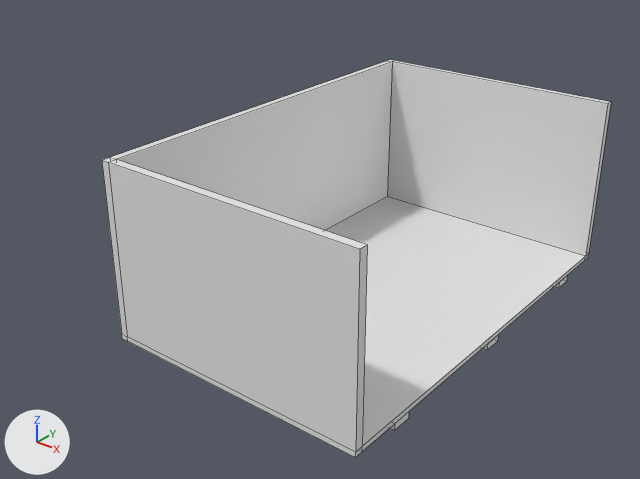
The FBX model StealthGame/Assets/Meshs/Crate_big_mesh.fbx as it was, and as the next commit left it.
Both versions are drawn from a camera (50 mm lens) standing at (2.06, -2.99, 2.07) and looking at (-0.21, -0.15, 0.31). The axes (+X, +Y, +Z) are drawn at lower left. The lights are the same throughout. Mesh edges are drawn as thin lines.

In view in the first picture: 'Crate_big_mesh'.
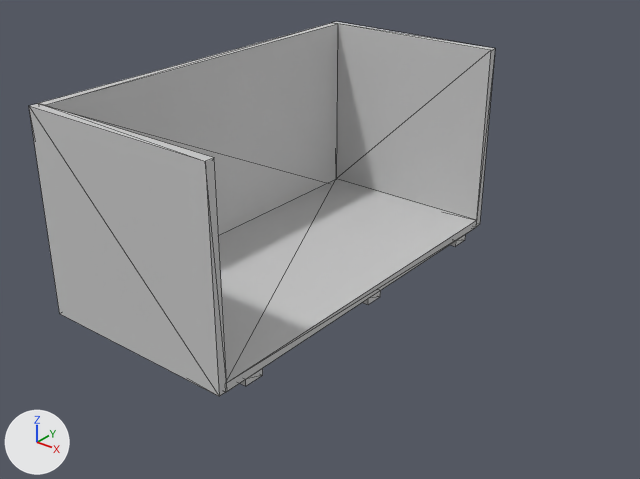
Where the change shows, as pixel boxes (x1, y1, x2, y2) in the pictures (640 x 479 px):
'Crate_big_mesh', reshaped, moved, rescaled (8% narrower): before (102, 60, 611, 457); after (29, 22, 495, 396)
part 1 of me_mesh, added: after (333, 22, 495, 227)
part 2 of me_mesh, added: after (29, 104, 227, 396)
part 3 of me_mesh, added: after (219, 179, 477, 392)
part 4 of me_mesh, added: after (37, 23, 337, 235)
part 5 of me_mesh, added: after (362, 290, 381, 305)
part 6 of me_mesh, added: after (240, 368, 263, 386)
part 7 of me_mesh, added: after (450, 235, 465, 246)
part 8 of me_mesh, deleted: before (102, 60, 611, 457)
part 9 of me_mesh, deleted: before (390, 412, 409, 431)
part 10 of me_mesh, deleted: before (554, 276, 567, 288)
part 11 of me_mesh, deleted: before (482, 335, 498, 350)

Patch to the scene script:
```diff
--- a/StealthGame/Assets/Meshs/Crate_big_mesh.fbx.py
+++ b/StealthGame/Assets/Meshs/Crate_big_mesh.fbx.py
@@ mat_02___default @@
+mat_02___default = principled_material('02 - Default')
+mat_02___default.base_color = (0.588, 0.588, 0.588)  # light grey #cacaca
+mat_02___default.roughness = 0.786
@@ me_mesh @@
 me_mesh.from_pydata(...)  # 60 vertices, 49 faces; spans x -62.0..62.0, y 0.0..85.0, z -99.0..99.0
 # used by ob_crate_big_mesh; location = (0.0, 0.0, 0.0); rotation_euler = (1.571, 0.0, 0.0), in degrees (90, 0, 0); scale = (0.01, 0.01, 0.01)
+# me_mesh part 1: a new loose piece, a box spanning x -19.6..19.7, y 1.4..39.4, z -39.7..-37.9, in mat_02___default (light grey #cacaca)
+# me_mesh part 2: a new loose piece, a box spanning x -19.6..19.7, y 1.4..39.4, z 37.9..39.7, in mat_02___default (light grey #cacaca)
+# me_mesh part 3: a new loose piece, a box spanning x -18.0..19.7, y 1.3..3.0, z -38.1..38.2, in mat_02___default (light grey #cacaca)
+# me_mesh part 4: a new loose piece, a box spanning x -19.7..-17.9, y 1.3..39.4, z -37.9..38.1, in mat_02___default (light grey #cacaca)
+# me_mesh part 5: a new loose piece, a box spanning x -17.4..19.7, y 0.0..1.4, z -2.8..1.1, in mat_02___default (light grey #cacaca)
+# me_mesh part 6: a new loose piece, a box spanning x -17.4..19.7, y 0.0..1.4, z 29.9..33.8, in mat_02___default (light grey #cacaca)
+# me_mesh part 7: a new loose piece, a box spanning x -17.4..19.7, y 0.0..1.4, z -33.6..-29.7, in mat_02___default (light grey #cacaca)
+# me_mesh part 8: the loose piece of 36 vertices spanning x -62.0..62.0, y 3.0..85.0, z -99.0..99.0 is deleted
+# me_mesh part 9: the loose piece of 8 vertices spanning x -58.0..62.0, y 0.0..3.0, z 65.0..74.0 is deleted
+# me_mesh part 10: the loose piece of 8 vertices spanning x -58.0..62.0, y 0.0..3.0, z -74.0..-65.0 is deleted
+# me_mesh part 11: the loose piece of 8 vertices spanning x -58.0..62.0, y 0.0..3.0, z -5.0..5.0 is deleted
+me_mesh.materials.append(mat_02___default)  # light grey #cacaca
@@ ob_crate_big_mesh @@
 ob_crate_big_mesh = bpy.data.objects.new('Crate_big_mesh', me_mesh)
-ob_crate_big_mesh.location = (0.0, 0.0, 0.0)
+ob_crate_big_mesh.location = (-0.5, -0.021, 0.0)
 ob_crate_big_mesh.rotation_euler = (1.571, 0.0, 0.0)  # degrees (90, 0, 0)
-ob_crate_big_mesh.scale = (0.01, 0.01, 0.01)
+ob_crate_big_mesh.scale = (0.0254, 0.0254, 0.0254)
```
